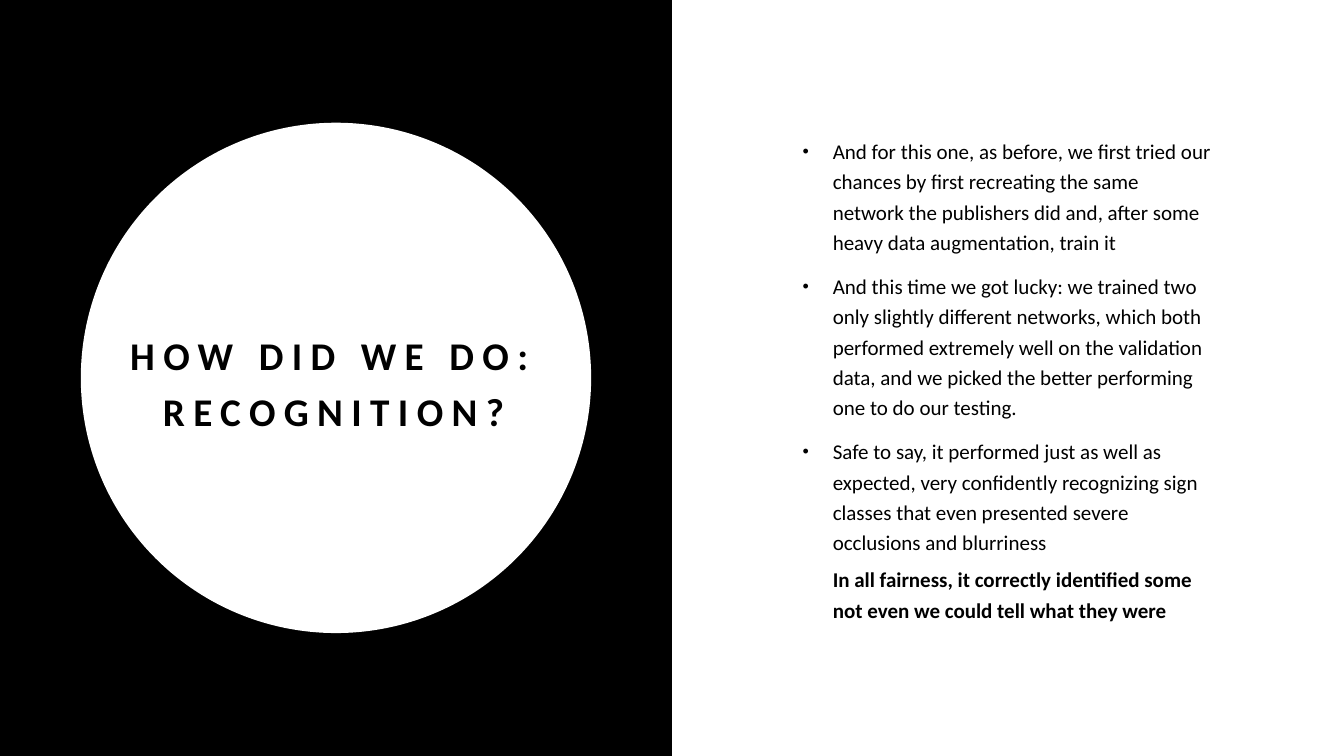
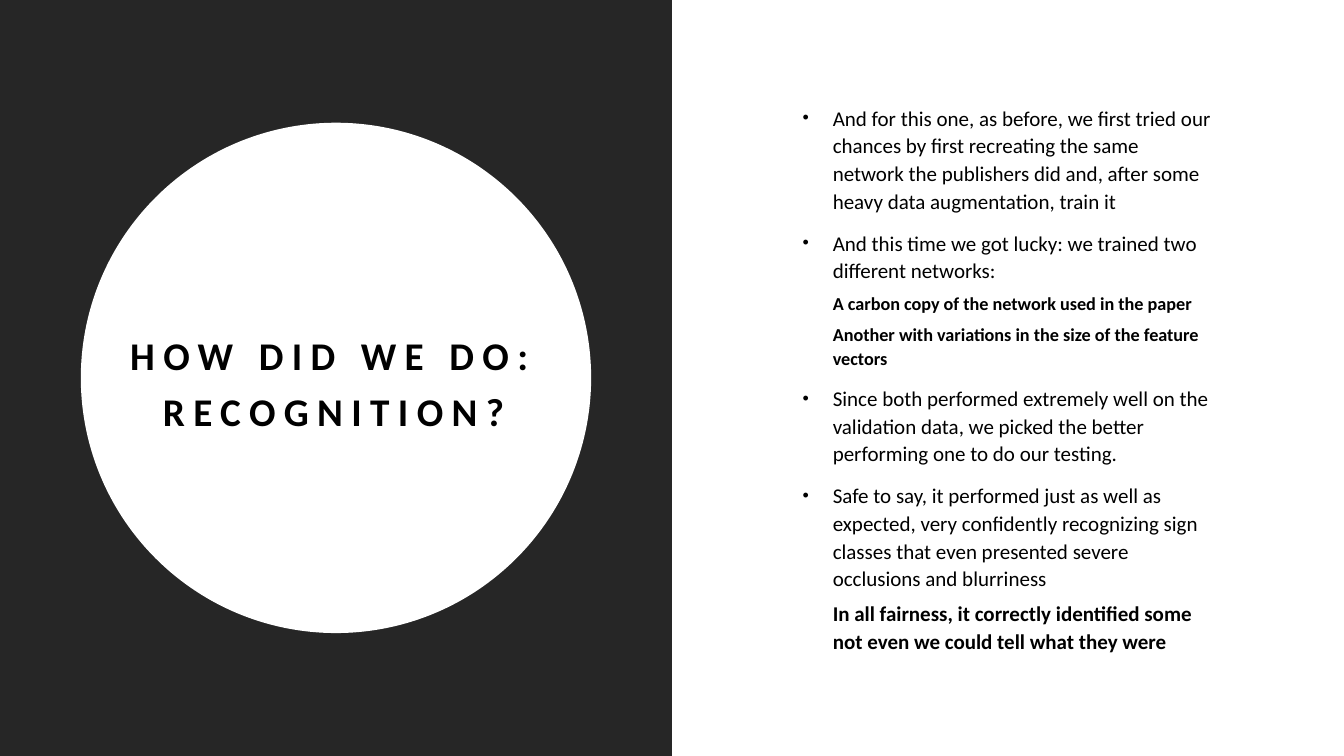
Before and after one commit to piacav/Traffic_signs, a slide deck: slide 11 of Road sign detection and recognition using deep methods.pptx. Drawn at 1344x756 pixels with LibreOffice and Linux fonts; fonts in the diff are those of the drawing. Boxes give left, top, right and bottom in pixels: in the first picture for what was removed or moved away, otherwise in the second. Text is boxed around its words. In the diff, an @@ line names an element or a change of style, - is before the commit and + after.

Commit message:
adjusted presentation, added some data

```diff
--- a/Road sign detection and recognition using deep methods.pptx
+++ b/Road sign detection and recognition using deep methods.pptx
@@ rectangle at [0, 0, 673, 756]: fill #000000 to #262626 @@
@@ text at [833, 111, 1210, 653]: line spacing 1.2 to 1.1 @@
@@ text at [833, 236, 1208, 465]: text changed @@
-• And this time we got lucky: we trained two only slightly different networks, which both performed extremely well on the validation data, and we picked the better performing one to do our testing.
+• And this time we got lucky: we trained two different networks:
+  A carbon copy of the network used in the paper
+  Another with variations in the size of the feature vectors
+• Since both performed extremely well on the validation data, we picked the better performing one to do our testing.
```
Also in this commit, not shown: 9 other slides changed, 3 slides added.
